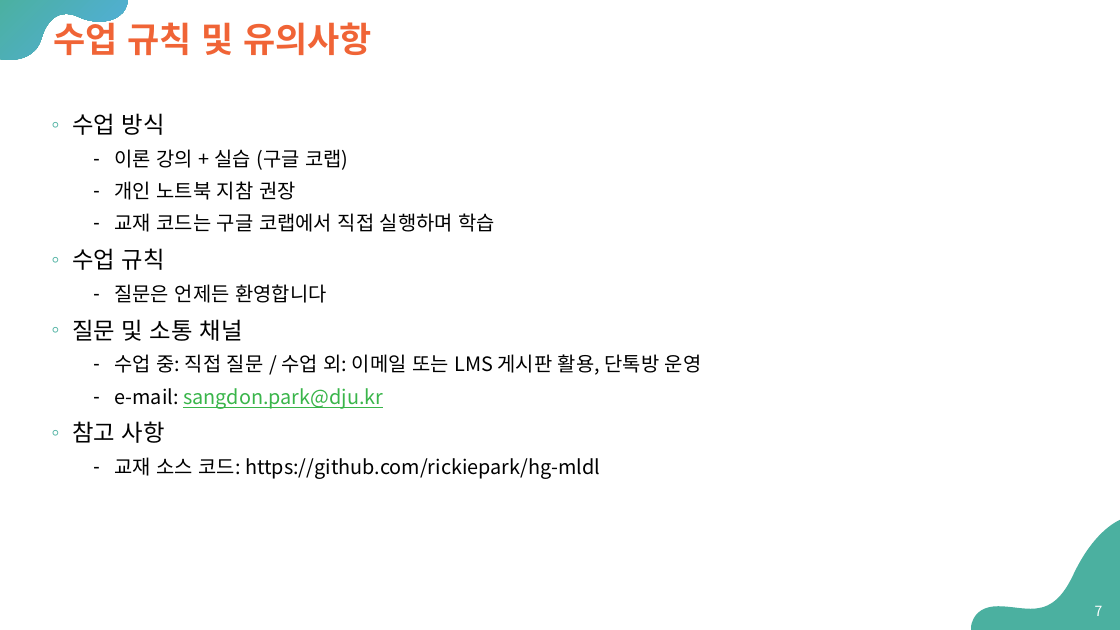
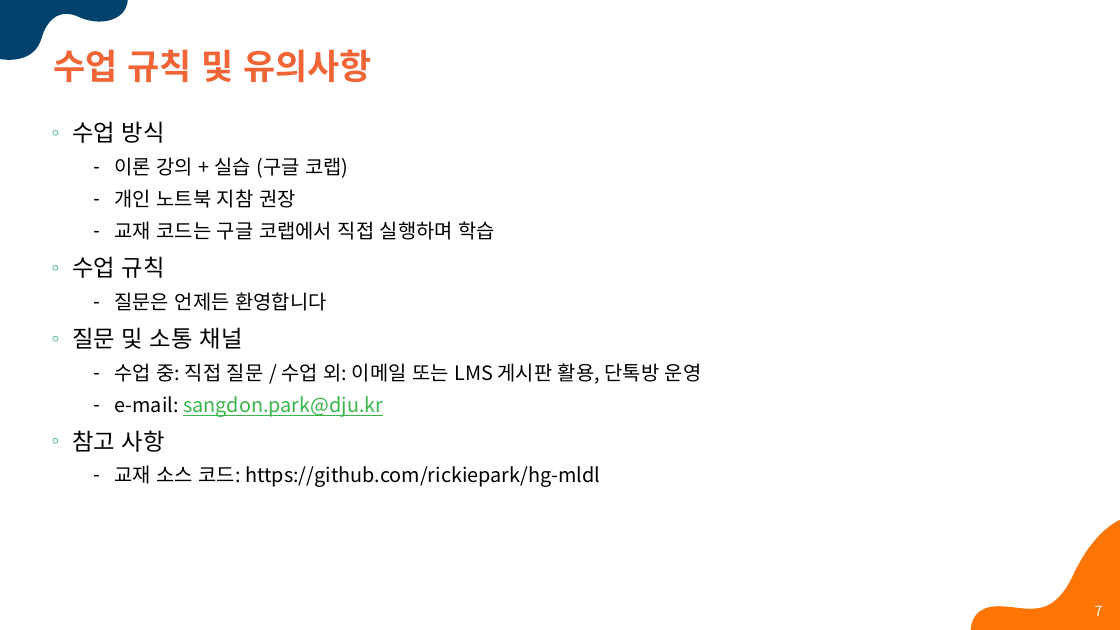
Before and after one commit to Sangdon-Park/Sangdon-Park.github.io, a slide deck: slide 7 of data/인공지능/00-preview.pptx. Drawn at 1120x630 pixels with LibreOffice and Linux fonts; fonts in the diff are those of the drawing; background and template pictures are left out. Boxes give left, top, right and bottom in pixels: in the first picture for what was removed or moved away, otherwise in the second. Text is boxed around its words. In the diff, an @@ line names an element or a change of style, - is before the commit and + after.

```diff
--- a/data/인공지능/00-preview.pptx
+++ b/data/인공지능/00-preview.pptx
@@ freeform shape at (0,0,128,60): fill gradient #4BB0A0 to #52AEE1 to #03426C @@
@@ title "수업 규칙 및 유의사항" rewrapped from (53,16,372,55) to (53,49,372,82) @@
@@ text "수업 방식": place and size @@
-text "수업 방식" at (72,113,702,479)
+text "수업 방식" at (72,121,702,487)
@@ freeform shape at (970,519,1120,630): fill #4BB0A0 to #FD7605 @@
```
Also in this commit, not shown: 6 other slides changed, 26 other files.
